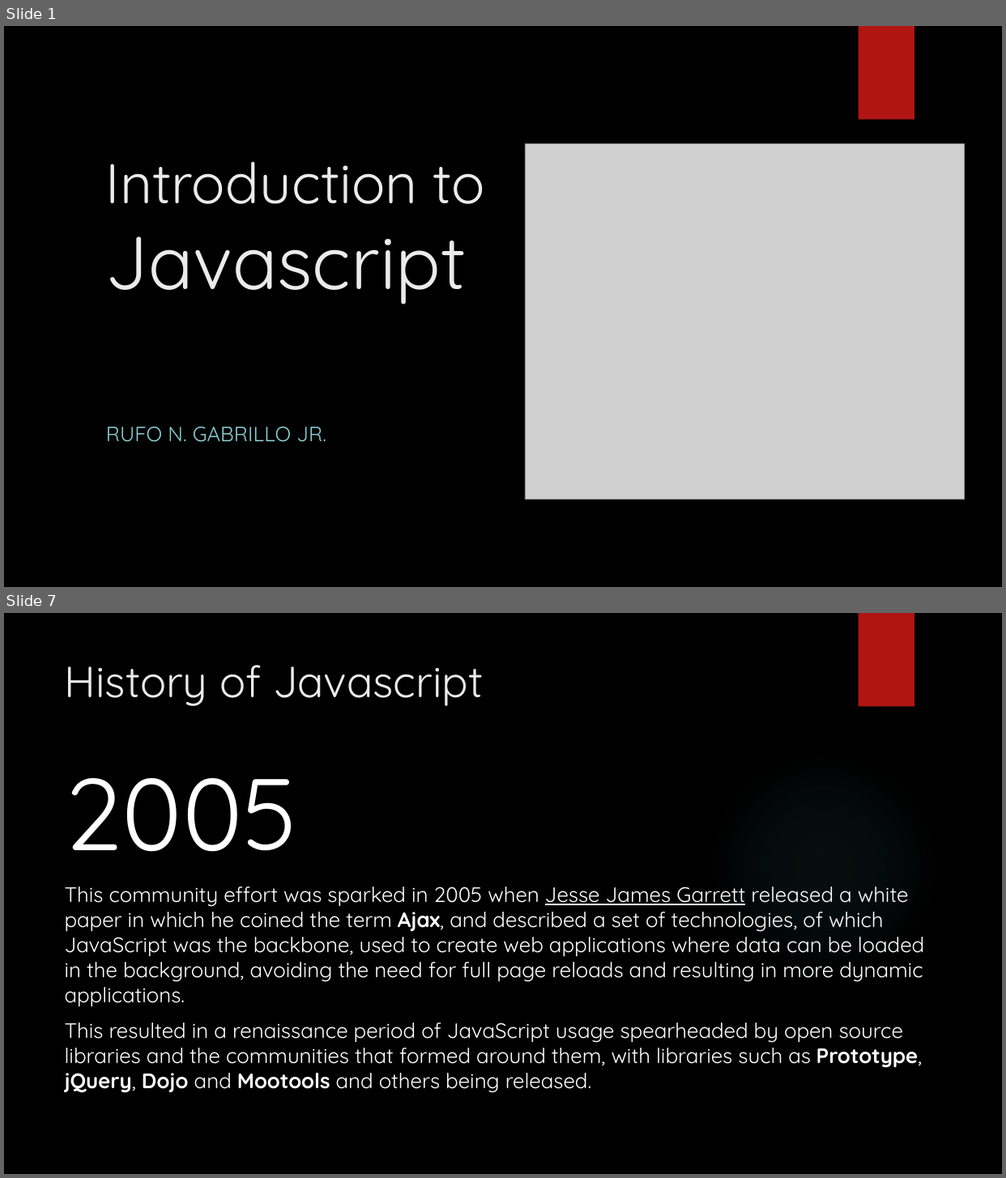
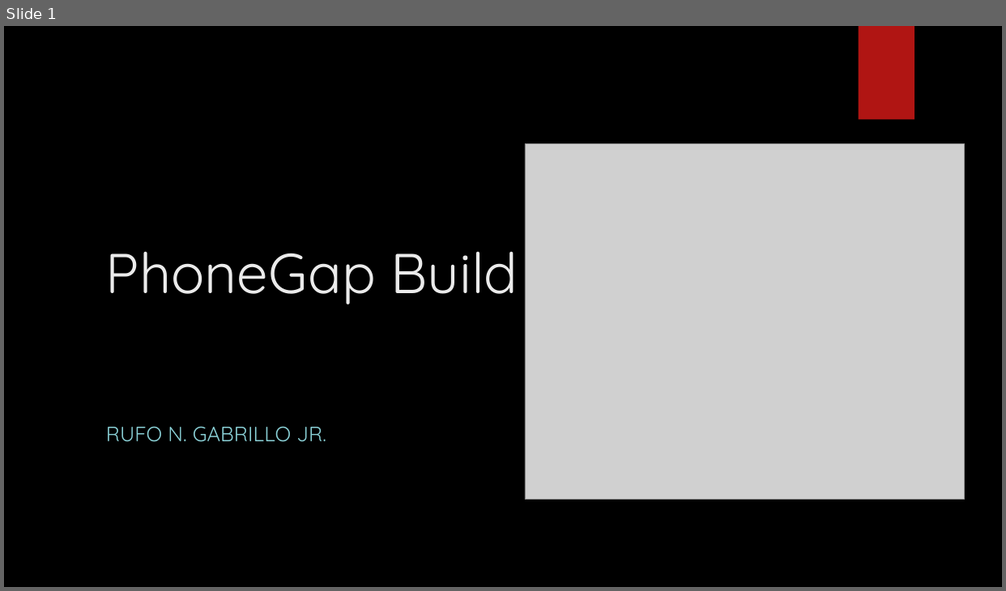
Before and after one commit to jrGabrillo/HelloWorld, a slide deck: 3. Framework7.pptx. Shown one above the other, each under a label of ours: slides 1 and 7 before the commit, slide 1 after it; the slides between them are not shown. The pictures are 1006x1178 and 1006x591 pixels, drawn with LibreOffice and Linux fonts; fonts in the diff are those of the drawing; grey boxes stand for pictures; background and template pictures are left out. Boxes give left, top, right and bottom in pixels: in the first picture for what was removed or moved away, otherwise in the second. Text is boxed around its words. In the diff, an @@ line names an element or a change of style, - is before the commit and + after.

```diff
--- a/3. Framework7.pptx
+++ b/3. Framework7.pptx
@@ slide 7 removed at [4,613,1002,1174], background picture (left out); not listed: 1 template element that a slide beside it also shows @@
@@ title removed at [65,665,484,706] @@
-History of Javascript
@@ ellipse removed at [709,750,939,981] @@
@@ text removed at [65,778,924,1093] @@
-2005
-This community effort was sparked in 2005 when Jesse James Garrett released a white paper in which he coined the term Ajax, and described a set of technologies, of which JavaScript was the backbone, used to create web applications where data can be loaded in the background, avoiding the need for full page reloads and resulting in more dynamic applications.
-This resulted in a renaissance period of JavaScript usage spearheaded by open source libraries and the communities that formed around them, with libraries such as Prototype, jQuery, Dojo and Mootools and others being released.
@@ slide 1 changed as well @@
@@ title at [106,251,518,305]: text changed @@
-Introduction to
-Javascript
+PhoneGap Build
```
Also in this commit, not shown: 42 other slides removed, 4 other files.
